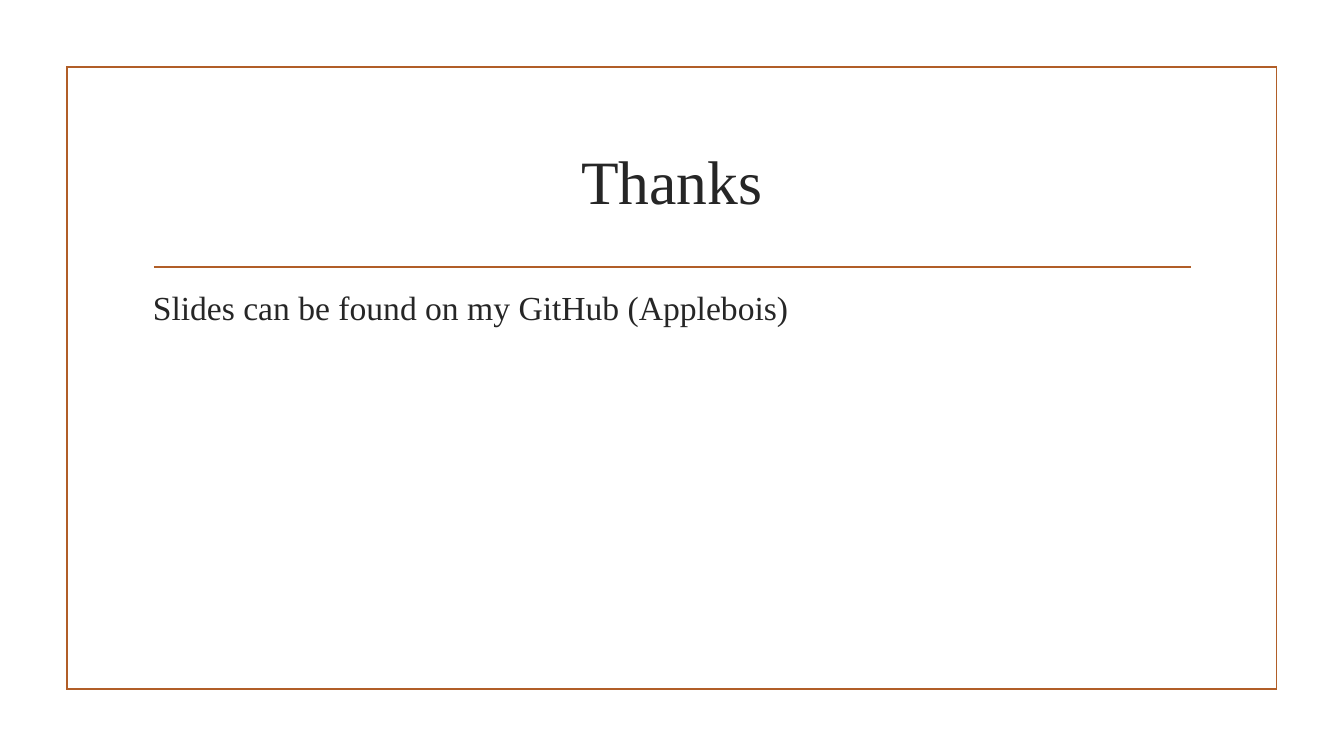
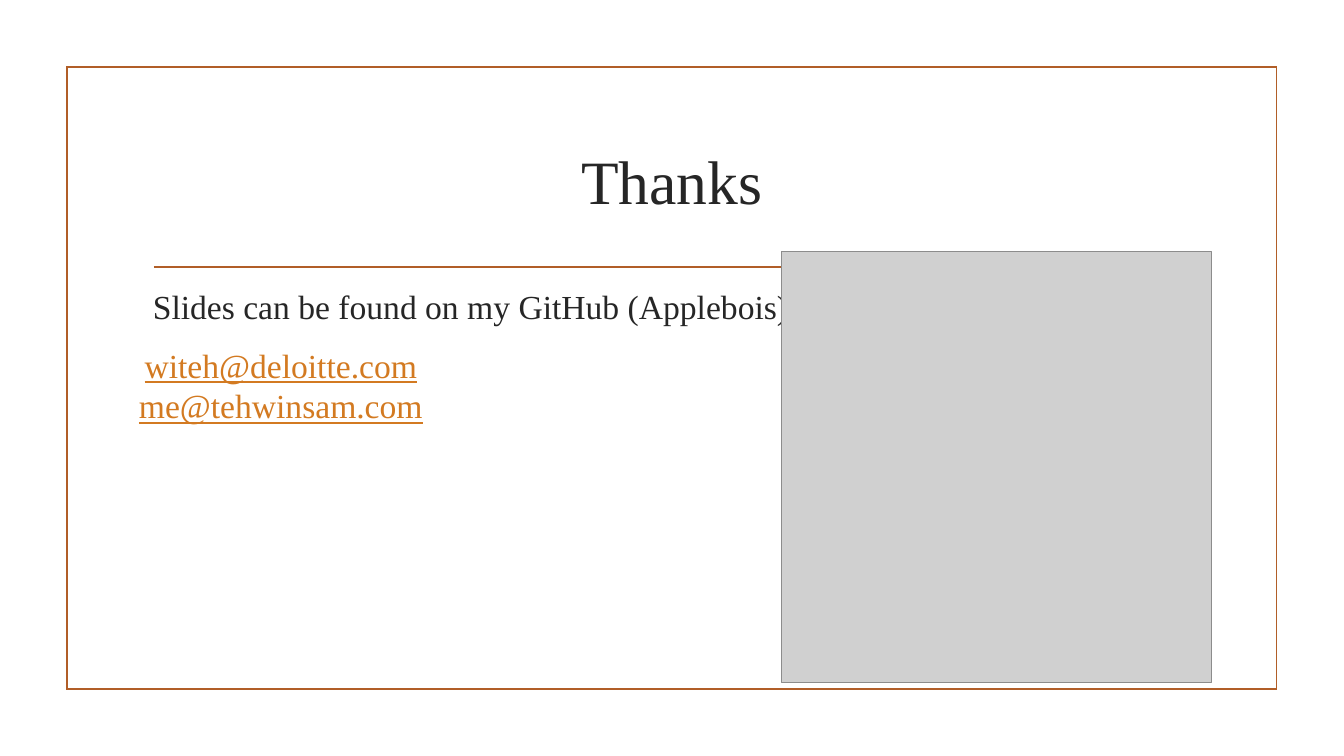
Before and after one commit to Applebois/Presentation-Slides, a slide deck: slide 28 of How to Hunt CVE-ID(s)/How to hunt CVE-ID(s).pptx. Drawn at 1344x756 pixels with LibreOffice and Linux fonts; fonts in the diff are those of the drawing; grey boxes stand for pictures; background and template pictures are left out. Boxes give left, top, right and bottom in pixels: in the first picture for what was removed or moved away, otherwise in the second. Text is boxed around its words. In the diff, an @@ line names an element or a change of style, - is before the commit and + after.

```diff
--- a/How to Hunt CVE-ID(s)/How to hunt CVE-ID(s).pptx
+++ b/How to Hunt CVE-ID(s)/How to hunt CVE-ID(s).pptx
@@ picture added at <box>781,252,1212,683</box> @@
@@ text added at <box>139,354,423,425</box>, 24 pt, text #D37A21, underline @@
+witeh@deloitte.com
+me@tehwinsam.com
```
